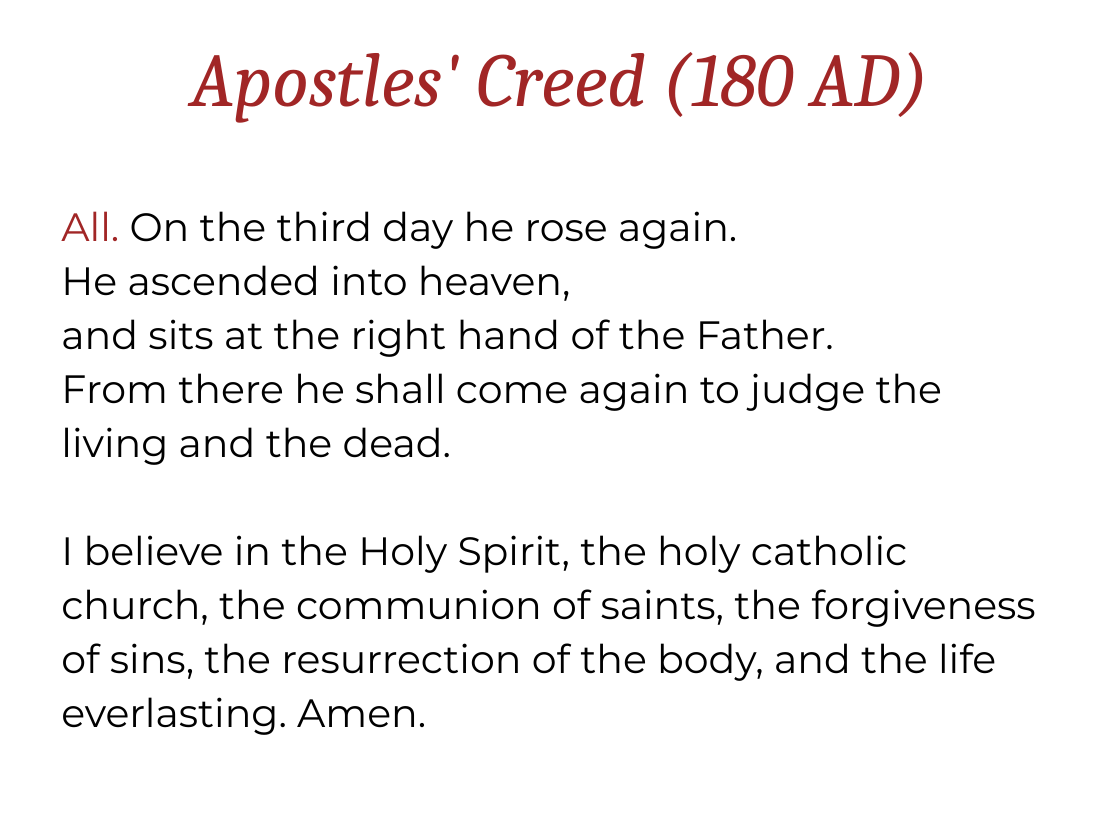
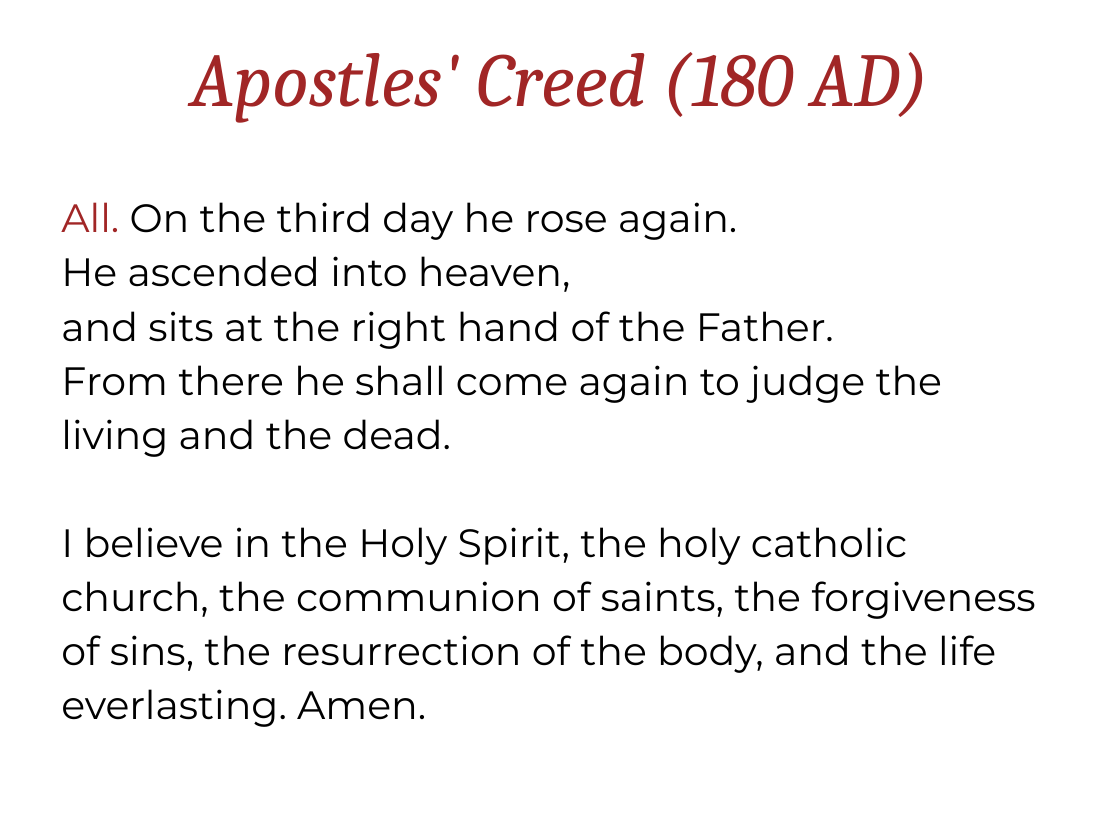
Before and after one commit to alastairherd/Church_Powerpoint_Maker, a slide deck: slide 26 of example_from_template.pptx (slide 20 before the commit). Drawn at 1120x840 pixels with LibreOffice and Linux fonts; fonts in the diff are those of the drawing; background and template pictures are left out. Boxes give left, top, right and bottom in pixels: in the first picture for what was removed or moved away, otherwise in the second. Text is boxed around its words. In the diff, an @@ line names an element or a change of style, - is before the commit and + after.

```diff
--- a/example_from_template.pptx
+++ b/example_from_template.pptx
@@ text "All. On the third day ...": place and size @@
-text "All. On the third day ..." at [61,211,1035,681]
+text "All. On the third day ..." at [61,202,1035,673]
```
Also in this commit, not shown: 8 other slides changed, 14 slides added, 2 slides removed, 8 other files.
